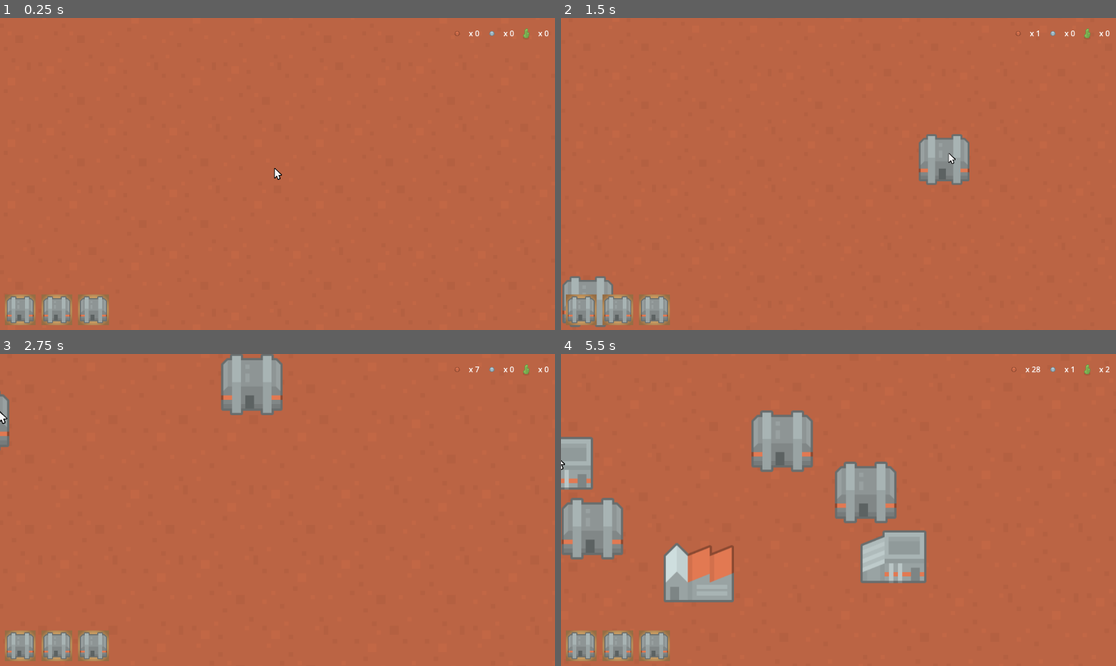
Above: before the commit, frames 1-4 (two rows, left to right).
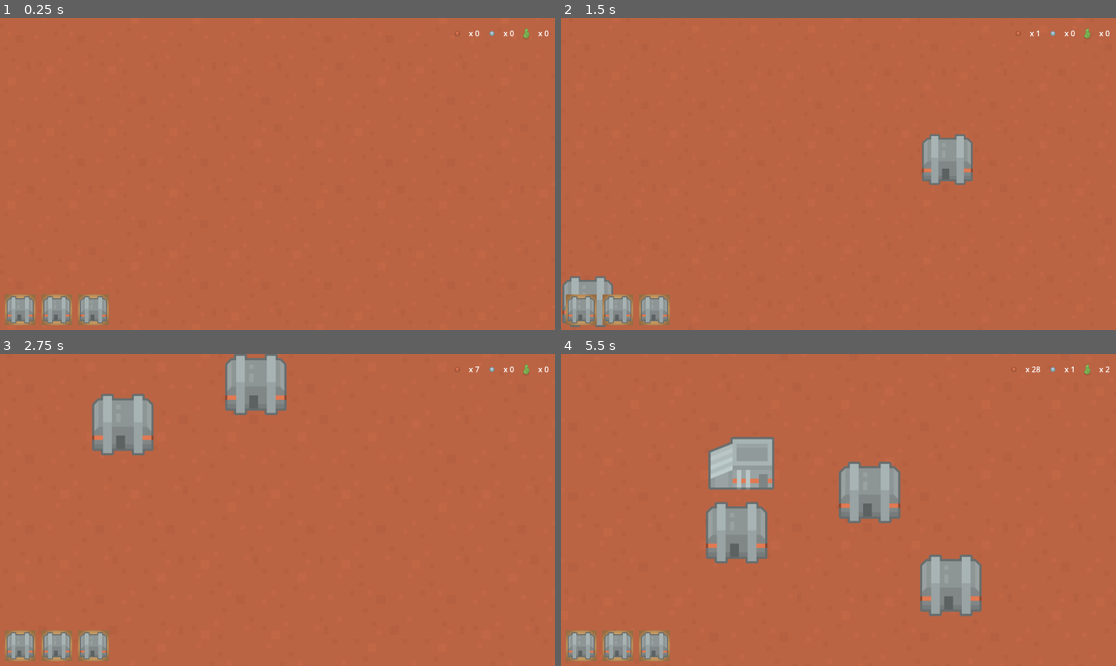
Above: after the commit, the same moments.

Repository: AlekseiRamirov/BuilderDefender2D
Game: Godot game, scene res://BuilderDefender2D/Scenes/main_scene.tscn
The game is run twice, just before and just after one commit, with the same random seed, the same clock (stepped at 60 frames per second) and the same inputs.
Inputs (mouse positions are in pixels of both pictures, inside the frame that each line leads up to):
- Up to frame 1 (0.25 s): no input
- Up to frame 2 (1.5 s): click (583, 311) at 0.52 s; tap Enter (ui_accept) at 1.25 s; move the mouse to (960, 158) at 1.27 s; hold D (Right) from 1.28 s (still down); tap Mouse wheel down (Wheel Down) at 1.35 s; click (960, 158) at 1.42 s
- Up to frame 3 (2.75 s): tap Enter (ui_accept) at 1.52, 2.27 s; move the mouse to (166, 525) at 2.02 s; release D (Right) at 2.03 s; hold S (Down) from 2.03 s (still down); tap Mouse wheel up (Wheel Up) at 2.1 s; click (166, 525) at 2.17 s
- Up to frame 4 (5.5 s): move the mouse to (894, 441) at 2.77 s; release S (Down) at 2.78 s; hold D (Right) 2.78-3.53 s; tap 1 at 2.85 s; click (894, 441) at 2.92 s; move the mouse to (810, 572) at 3.52 s; hold W (Up) 3.53-4.28 s; tap 2 at 3.6 s; click (810, 572) at 3.67 s; tap Enter (ui_accept) at 3.77, 4.52, 5.27 s; move the mouse to (1005, 556) at 4.27 s; hold A (Left) from 4.28 s (still down); tap 3 at 4.35 s; click (1005, 556) at 4.42 s; move the mouse to (672, 463) at 5.02 s; tap F at 5.1 s; click (672, 463) at 5.17 s

The runs differ from the first frame. In frame 1, less than 0.1% of the frame differs, in the area x 49-51%, y 48-52%; in frame 2, 0.7%; in frame 3, 3.2%; in frame 4, 15%, in the area x 0-76%, y 18-84%.

Commit message:
Fixed mouse position and change cursor selector

Diff:
--- a/BuilderDefender2D/Scenes/main_scene.tscn
+++ b/BuilderDefender2D/Scenes/main_scene.tscn
@@ -1,6 +1,5 @@
-[gd_scene load_steps=12 format=4 uid="uid://sg8ovjybline"]
+[gd_scene load_steps=11 format=4 uid="uid://sg8ovjybline"]
 
-[ext_resource type="PackedScene" uid="uid://dc6k5om0by8g8" path="res://BuilderDefender2D/Scenes/mouse_selector.tscn" id="1_efvcm"]
 [ext_resource type="Script" path="res://addons/phantom_camera/scripts/phantom_camera_host/phantom_camera_host.gd" id="1_wov40"]
 [ext_resource type="Script" path="res://BuilderDefender2D/Scripts/building_manager.gd" id="2_fia1h"]
 [ext_resource type="PackedScene" uid="uid://bbtvnecebn043" path="res://BuilderDefender2D/Scenes/hud/ui_hud.tscn" id="2_yli80"]
@@ -26,8 +25,6 @@
 [node name="PhantomCameraHost" type="Node" parent="Camera2D"]
 script = ExtResource("1_wov40")
 
-[node name="MouseSelector" parent="." instance=ExtResource("1_efvcm")]
-
 [node name="FollowObjectCam" type="Node2D" parent="."]
 
 [node name="Sprite2D" type="Sprite2D" parent="FollowObjectCam"]
@@ -49,11 +46,10 @@
 camera = NodePath("../Camera2D")
 containerBuilding = NodePath("../WorldMap/ContainerBuildings")
 
-[node name="InputManager" type="Node" parent="." node_paths=PackedStringArray("buildingManager", "cameraManager", "mouseSelector")]
+[node name="InputManager" type="Node" parent="." node_paths=PackedStringArray("buildingManager", "cameraManager")]
 script = ExtResource("3_3wyff")
 buildingManager = NodePath("../BuildingManager")
 cameraManager = NodePath("../CameraManager")
-mouseSelector = NodePath("../MouseSelector")
 
 [node name="CameraManager" type="Node" parent="." node_paths=PackedStringArray("camera", "phantomCamera", "followObject")]
 script = ExtResource("7_ochf1")
--- a/BuilderDefender2D/Scenes/mouse_selector.tscn
+++ /dev/null
@@ -1,10 +0,0 @@
-[gd_scene load_steps=2 format=3 uid="uid://dc6k5om0by8g8"]
-
-[ext_resource type="Texture2D" uid="uid://ctb6twnvikucx" path="res://BuilderDefender2D/Textures/Cursor.png" id="1_q4ub2"]
-
-[node name="MouseSelector" type="Node2D"]
-
-[node name="Sprite" type="Sprite2D" parent="."]
-z_index = 1
-scale = Vector2(0.1, 0.1)
-texture = ExtResource("1_q4ub2")
--- a/BuilderDefender2D/Scripts/input_manager.gd
+++ b/BuilderDefender2D/Scripts/input_manager.gd
@@ -8,14 +8,16 @@
 var move_dir: Vector2 = Vector2.ZERO
 var zoom_dir: Vector2 = Vector2.ONE
 
+var resource_mouse_selector: Resource = preload("res://BuilderDefender2D/Textures/Cursor_resize.png")
+
 # Called when the node enters the scene tree for the first time.
 func _ready():
-	Input.set_mouse_mode(Input.MOUSE_MODE_HIDDEN)
+	Input.set_custom_mouse_cursor(resource_mouse_selector,Input.CURSOR_ARROW, Vector2(8, 0))
 
 
 func _process(delta):
-	mouse_pos = cameraManager.camera.get_local_mouse_position()
-	mouseSelector.global_position = mouse_pos
+	mouse_pos = cameraManager.camera.get_global_mouse_position()
+	#mouseSelector.global_position = mouse_pos
 
 
 func _physics_process(delta: float) -> void:
Binary file added: BuilderDefender2D/Textures/Cursor_resize.png
Not shown, added: BuilderDefender2D/Textures/Cursor_resize.png.import
